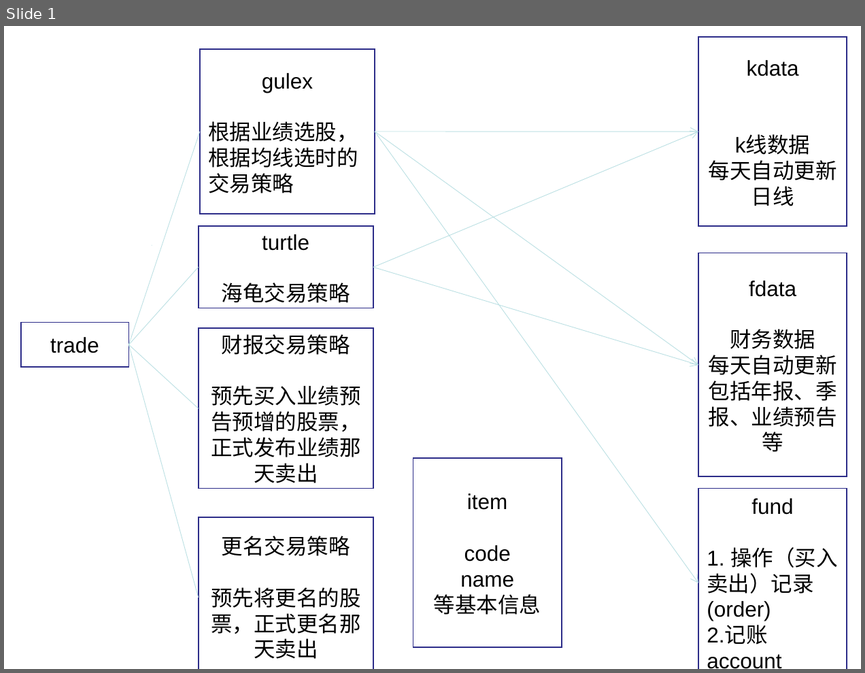
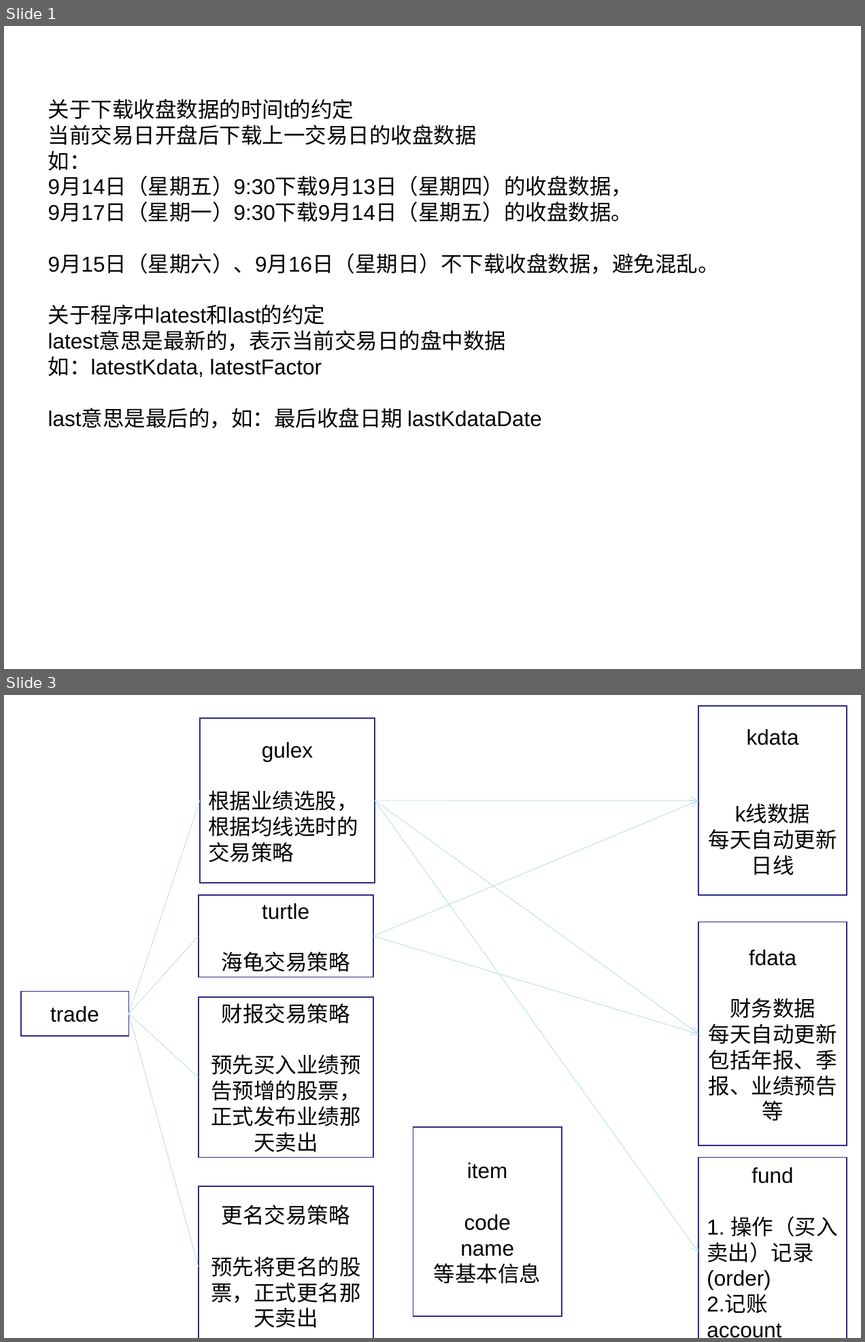
Before and after one commit to dofoyo/istock, a slide deck: istock.ppt. Shown one above the other, each under a label of ours: slide 1 before the commit, slides 1 and 3 after it; the slides between them are not shown. The pictures are 865x673 and 865x1342 pixels, drawn with LibreOffice and Linux fonts; fonts in the diff are those of the drawing. Boxes give left, top, right and bottom in pixels: in the first picture for what was removed or moved away, otherwise in the second. Text is boxed around its words. In the diff, an @@ line names an element or a change of style, - is before the commit and + after.

Commit message:
latest factor

```diff
--- a/istock.ppt
+++ b/istock.ppt
@@ slide 1 added at (4, 26, 861, 669), background #FFFFFF @@
@@ text added at (48, 99, 719, 428), 18 pt, text #000000 @@
+关于下载收盘数据的时间t的约定
+当前交易日开盘后下载上一交易日的收盘数据
+如：
+9月14日（星期五）9:30下载9月13日（星期四）的收盘数据，
+9月17日（星期一）9:30下载9月14日（星期五）的收盘数据。
+9月15日（星期六）、9月16日（星期日）不下载收盘数据，避免混乱。
+关于程序中latest和last的约定
+latest意思是最新的，表示当前交易日的盘中数据
+如：latestKdata, latestFactor
+last意思是最后的，如：最后收盘日期 lastKdataDate
@@ what was slide 1 is now slide 3 @@
```
Also in this commit, not shown: 1 other slide added, 55 other files.
